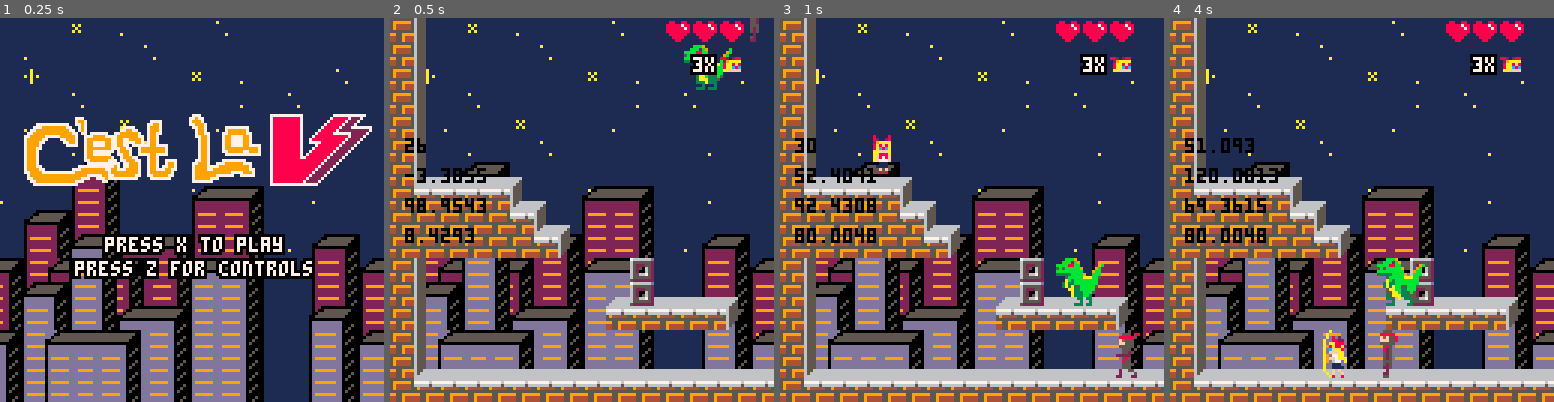
Above: before the commit, frames 1-4 (left to right).
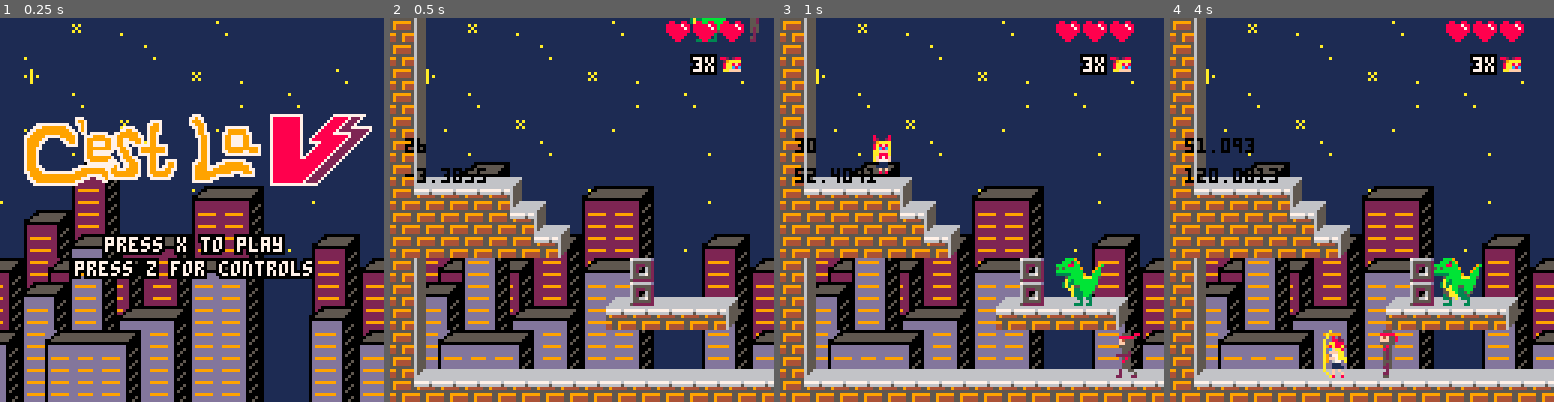
Above: after the commit, the same moments.

Repository: MarkNickerson/SailorV
Game: PICO-8 cartridge sailorv.p8
The game is run twice, just before and just after one commit, with the same random seed, the same clock (stepped at 60 frames per second) and the same inputs.
Inputs:
- Up to frame 1 (0.25 s): no input
- Up to frame 2 (0.5 s): tap X (X key) at 0.33 s
- Up to frame 3 (1 s): tap O (Z key) at 0.7 s
- Up to frame 4 (4 s): tap X (X key) at 1.07, 1.85, 2.97 s; hold Right 1.6-2.1 s; tap O (Z key) every 0.4 s from 1.7 to 3.7 s; hold Up 2.15-2.42 s; hold Right 2.47-3.03 s; hold Left 3.08-3.58 s; hold Down 3.63-3.97 s

Frame 1 is identical in both runs. In frame 2, 1.3% of the frame differs, in the area x 3-90%, y 0-59%; in frame 3, 0.8%; in frame 4, 2.6%, in the area x 3-82%, y 46-75%.

Commit message:
fixed zilla collision; added fireballs rawr

Diff:
--- a/sailorv.p8
+++ b/sailorv.p8
@@ -424,7 +424,7 @@
 
 function solid(obs, x, y, tag)
 
-  if ((obs.tag == 1) or (obs.tag == 2)) or (obs.tag == 6) then -- 16x8 collision
+  if ((obs.tag == 1) or (obs.tag == 2)) or (obs.tag == 6) or (obs.tag == 7) then
     local tilex1 = ((x - (x % 8)) / 8)
     local tilex2 = ((x - (x % 8) + 8) / 8)
     local tiley1 = ((y - (y % 8)) / 8)
@@ -439,21 +439,6 @@
     local tilex1 = ((x - (x % 8)) / 8)
     local tiley1 = ((y - (y % 8)) / 8)
     if (fget(mget(tilex1, tiley1), tag)) then
-      return true
-    else
-      return false
-    end
-  elseif (obs.tag == 7) then --16x16
-    -- deityzilla
-    local tilex1 = ((x - (x % 16)) / 8)
-    local tilex2 = tilex1 + 1
-    local tilex3 = tilex1 + 2
-
-    local tiley1 = ((y - (y % 16)) / 8)
-    local tiley2 = tiley1 - 1
-    local tiley3 = tiley1 - 2
-
-    if (fget(mget(tilex1, tiley1), tag)) or (fget(mget(tilex2, tiley1), tag)) or (fget(mget(tilex3, tiley1), tag)) or (fget(mget(tilex1, tiley2), tag)) or (fget(mget(tilex2, tiley2), tag)) or (fget(mget(tilex3, tiley2), tag)) or (fget(mget(tilex1, tiley3), tag)) or (fget(mget(tilex2, tiley3), tag)) or (fget(mget(tilex3, tiley3), tag)) then
       return true
     else
       return false
@@ -941,8 +926,34 @@
   return deityzilla
 end
 
+function throw_deityzilla()
+   if(deityzilla.is_throwing == true) then
+    if(deityzilla.throw_timer == 0) then -- spawn a shuriken once animation finishes
+            --play_sound_effect(sound_effects.ninja_throw)
+     if(deityzilla.flip) then -- facing right
+      create_obs(shuriken, 95, deityzilla.x+4, deityzilla.y-14, -1, 3, 1, 1) -- last 2 arguments are width and height of 1
+     else -- facing left
+      create_obs(shuriken, 95, deityzilla.x-4, deityzilla.y-14, 1, 3, 1, 1) -- last 2 arguments are width and height of 1
+     end
+     deityzilla.is_throwing = false
+        deityzilla.is_walking = true
+     deityzilla.throw_mod = 250 + flr(rnd(200))
+     --deityzilla.sprite = 67
+    elseif(deityzilla.throw_timer > 13) then
+     --deityzilla.sprite = 65
+    elseif(deityzilla.throw_timer > 0) then
+     --deityzilla.sprite = 66
+    end
+    deityzilla.throw_timer -= 2
+    elseif(t % deityzilla.throw_mod == 0) then -- cannot throw while previous throw is being completed
+      deityzilla.is_throwing=true
+      deityzilla.is_walking = false
+      deityzilla.throw_timer =20
+    end
+end
+
 function update_deityzilla()
-
+  throw_deityzilla()
    if(t % 10 == 0 and deityzilla.sprite != 104) then
       deityzilla.sprite = deityzilla.sprite + 2
     elseif(t % 10 == 0 and deityzilla.sprite == 104) then
@@ -951,7 +962,7 @@
     end
 
   if(player.x < deityzilla.x and deityzilla.dx > -deityzilla.max_dx) then
-   if((deityzilla.x - player.x) < 16) then --player isnt moving, ninja stops at player location
+   if((deityzilla.x - player.x) < 8) then --player isnt moving, ninja stops at player location
     deityzilla.dx = 0
    else
      deityzilla.flip = false
@@ -970,7 +981,7 @@
 end
 
 function draw_deityzilla()
-   spr(deityzilla.sprite, deityzilla.x, deityzilla.y, 2, 2, deityzilla.flip)
+   spr(deityzilla.sprite, deityzilla.x, deityzilla.y-16, 2, 2, deityzilla.flip)
 end
 
 
@@ -1221,8 +1232,6 @@
    print(player.x,cam.x + 5,cam.y+40,0)
    print(player.y,cam.x + 5,cam.y+50,0)
   -- print(enemycount,cam.x + 5,48,0)
-  print(deityzilla.x,cam.x + 5,cam.y+60,0)
-  print(deityzilla.y,cam.x + 5,cam.y+70,0)
   draw_hearts()
   draw_lives()
   camera(0,0)
